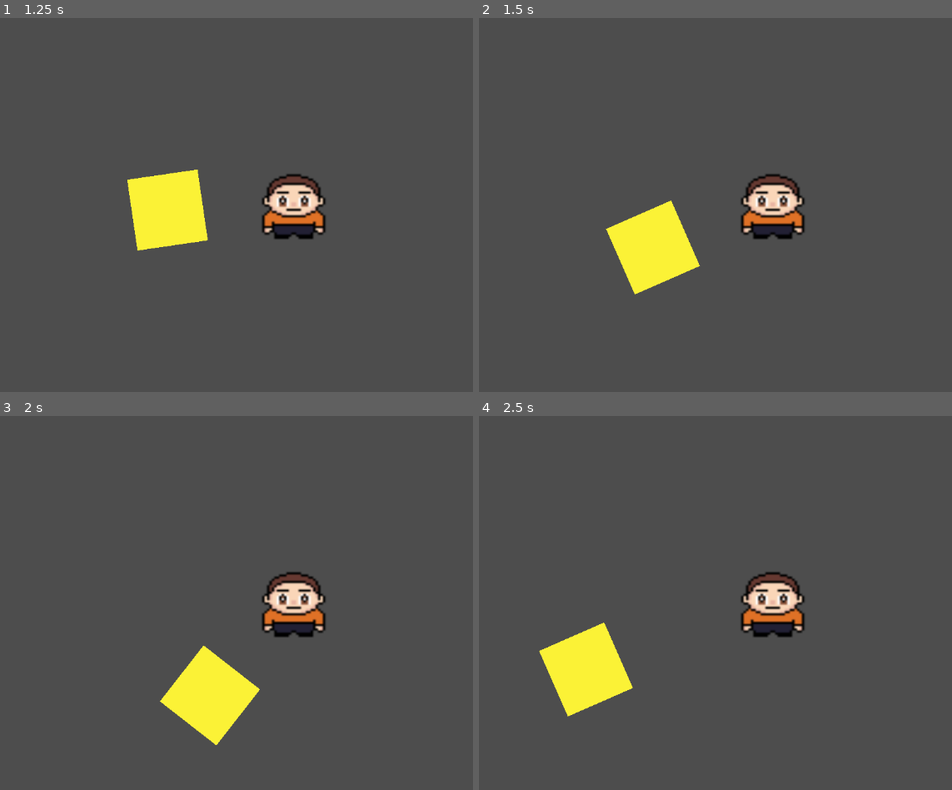
Above: before the commit, frames 1-4 (two rows, left to right).
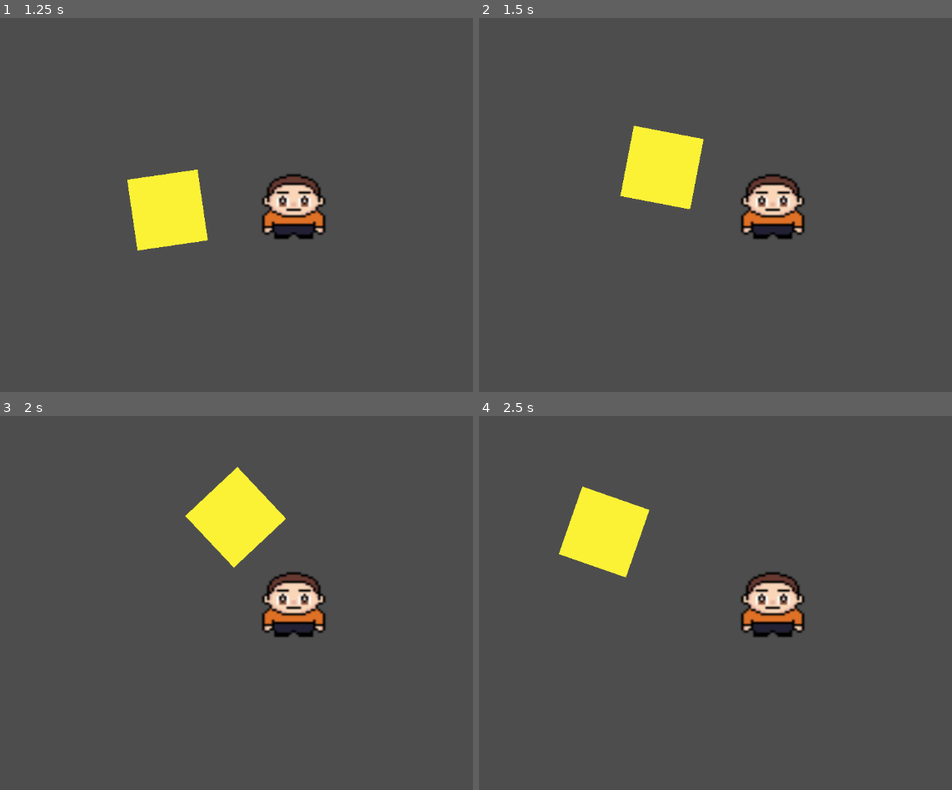
Above: after the commit, the same moments.

Repository: bryanmejiapalma/The-Matrix-Studio
Game: Godot game, scene res://enemy vs player.tscn
Same seed, same stepped clock (60 frames per second), same inputs: the game is played once before the commit and once after it. This scene is started directly instead of the project's main scene.
Inputs:
- Up to frame 1 (1.25 s): hold D (ui_right) from 0.53 s (still down); hold Shift (boost) from 0.53 s (still down)
- Up to frame 2 (1.5 s): release D (ui_right) at 1.28 s; release Shift (boost) at 1.28 s; hold W (ui_down) from 1.28 s (still down); tap Shift (boost) at 1.35 s
- Up to frame 3 (2 s): keep holding W (ui_down)
- Up to frame 4 (2.5 s): release W (ui_down) at 2.03 s; hold D (ui_right) from 2.03 s (still down); hold Shift (boost) from 2.03 s (still down)

Frame 1 is identical in both runs. In frame 2, 5.8% of the frame differs, in the area x 26-48%, y 28-74%; in frame 3, 5.8%, in the area x 33-61%, y 13-88%; in frame 4, 5.8%.

Commit message:
Home fix

Diff:
--- a/Player.tscn
+++ b/Player.tscn
@@ -30,7 +30,9 @@
 wait_time = 1.5
 one_shot = true
 
-[node name="CollisionShape2D2" type="CollisionShape2D" parent="."]
+[node name="Hitbox" type="Area2D" parent="."]
+
+[node name="CollisionShape2D2" type="CollisionShape2D" parent="Hitbox"]
 position = Vector2(-5, 0)
 shape = SubResource("CircleShape2D_kpjcp")
 
--- /dev/null
+++ b/area_2d.gd
@@ -0,0 +1,8 @@
+extends Area2D
+
+func _on_body_entered(body: Node) -> void:
+	# Check if the object entering is named "Player"
+	if body.name == "Player":
+		body.queue_free() # Deletes the player node
+		# Optional: restart the game instead
+		# get_tree().reload_current_scene()
--- a/enemy.gd
+++ b/enemy.gd
@@ -3,6 +3,8 @@
 const SPEED = 200.0
 # Adjust this to stop the "shaking" when the enemy touches the player
 const STOP_DISTANCE = 20.0
+@onready var hitbox: Area2D = %Hitbox
+
 
 func _physics_process(_delta: float) -> void:
 	# 1. Find the player node (Assumes your player node is named "Player")
--- a/enemy.tscn
+++ b/enemy.tscn
@@ -19,12 +19,12 @@
 [node name="RayCast2D" type="RayCast2D" parent="."]
 unique_name_in_owner = true
 
-[node name="Area2D" type="Area2D" parent="."]
+[node name="Hitbox" type="Area2D" parent="."]
 unique_name_in_owner = true
 position = Vector2(19.5, -22)
 scale = Vector2(1.2299999, 1.2399999)
 
-[node name="CollisionShape2D" type="CollisionShape2D" parent="Area2D"]
+[node name="CollisionShape2D" type="CollisionShape2D" parent="Hitbox"]
 unique_name_in_owner = true
 scale = Vector2(0.8130082, 0.8064517)
 shape = SubResource("RectangleShape2D_4gyqm")
--- a/game.tscn
+++ b/game.tscn
@@ -6,12 +6,12 @@
 
 [node name="Game" type="Node2D"]
 
-[node name="Player" parent="." instance=ExtResource("1_80nbo")]
-position = Vector2(114, 335)
-
 [node name="StaticBody2D" parent="." instance=ExtResource("2_e2o6t")]
 position = Vector2(205, -22)
 scale = Vector2(3.9760523, 3.829717)
+
+[node name="Player" parent="." instance=ExtResource("1_80nbo")]
+position = Vector2(114, 335)
 
 [node name="StaticBody2D2" parent="." instance=ExtResource("3_feb5d")]
 position = Vector2(119, -13)
--- a/player.gd
+++ b/player.gd
@@ -1,40 +1,41 @@
 extends CharacterBody2D
-
 
 const WALK_SPEED = 300
 const BOOST_SPEED = 600
 
 @onready var sprite_2d: Sprite2D = %Sprite2D
 @onready var timer: Timer = %Timer
+@onready var hitbox: Area2D = $Hitbox
 
-# Gravity from project settings
+func _ready() -> void:
+	# This is the 'wire' that detects the hit
+	hitbox.body_entered.connect(_on_hitbox_body_entered)
 
+func _on_hitbox_body_entered(body: Node) -> void:
+	# DEBUG: This will print the name of EVERYTHING the player touches in the console
+	print("Hitbox touched: ", body.name)
+
+	# If the object is an Enemy, kill the player
+	if "Enemy" in body.name or body.is_in_group("enemies"):
+		die()
+
+func die():
+	print("Death triggered!")
+	# Reloading is better than queue_free() because it resets the game
+	get_tree().reload_current_scene.call_deferred()
 
 func _physics_process(delta: float) -> void:
-	# Apply gravity
+	var vertical_input := Input.get_axis("ui_up", "ui_down")
+	var horizontal_input := Input.get_axis("ui_left", "ui_right")
 
-
-	var vertical_input := Input.get_axis("ui_down", "ui_up")
-
-
-	# Horizontal input (left/right)
-	var horizontal_input := Input.get_axis("ui_left", "ui_right", )
-
-	# Choose speed: walk or sprint
 	var current_speed = WALK_SPEED
 	if Input.is_action_pressed("boost"):
 		current_speed = BOOST_SPEED
 
-
-	# Set horizontal velocity
 	velocity.x = horizontal_input * current_speed
 	velocity.y = vertical_input * current_speed
-	# Move the character with collisions
 
-	if  Input.is_action_just_pressed("boost"):
-		current_speed *=  BOOST_SPEED
-		get_node("Timer").start()
-
-
+	if Input.is_action_just_pressed("boost"):
+		timer.start()
 
 	move_and_slide()
Not shown, added: area_2d.gd.uid
